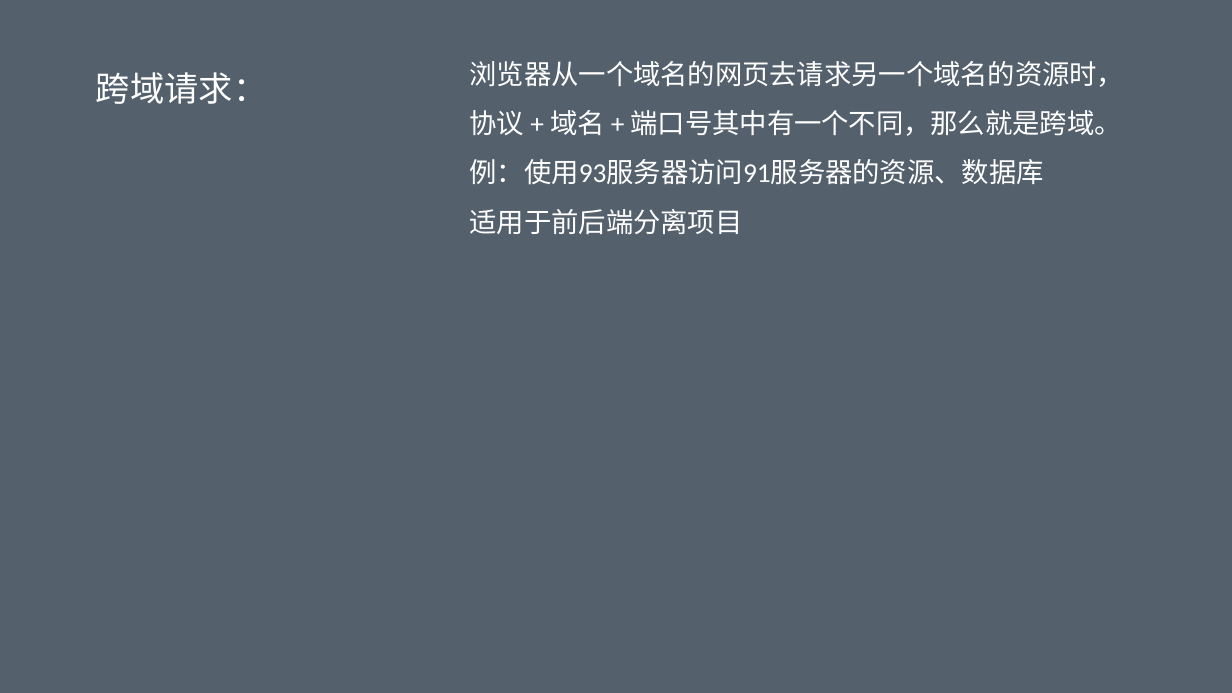
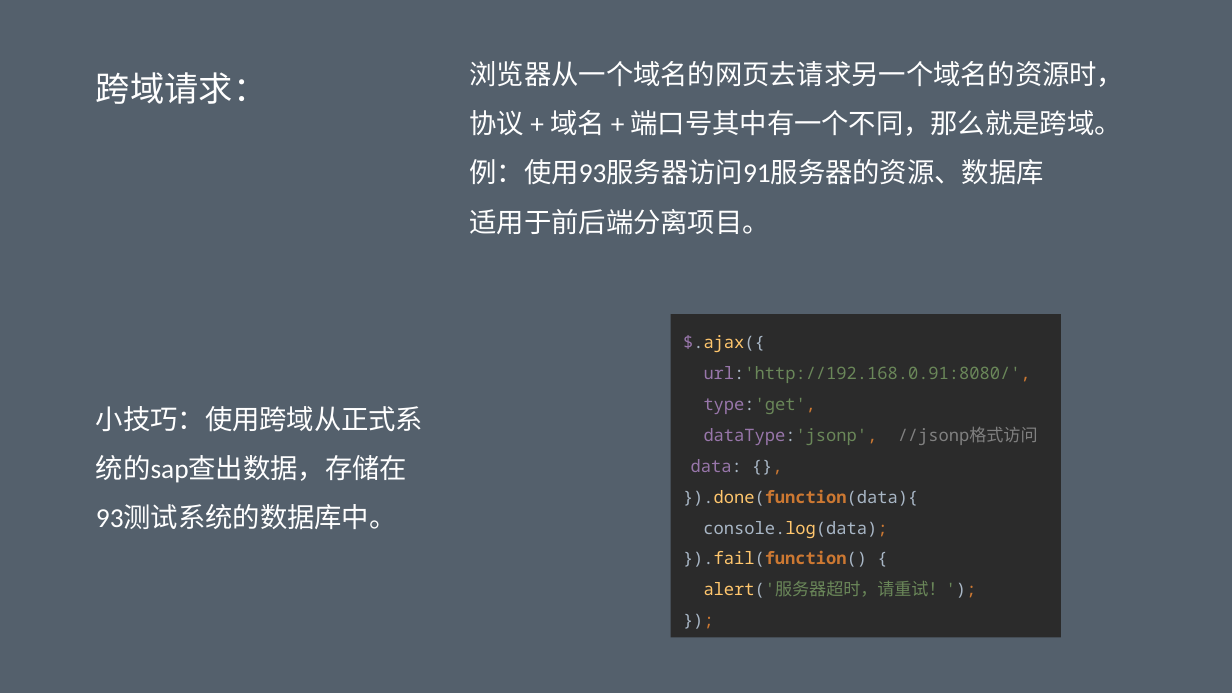
Before and after one commit to geekww/corlex, a slide deck: slide 18 of 自开发页面规范、ES6语法、vue.js技术介绍.pptx (slide 19 before the commit). Drawn at 1232x693 pixels with LibreOffice and Linux fonts; fonts in the diff are those of the drawing. Boxes give left, top, right and bottom in pixels: in the first picture for what was removed or moved away, otherwise in the second. Text is boxed around its words. In the diff, an @@ line names an element or a change of style, - is before the commit and + after.

```diff
--- a/自开发页面规范、ES6语法、vue.js技术介绍.pptx
+++ b/自开发页面规范、ES6语法、vue.js技术介绍.pptx
@@ text at bbox=[470, 209, 770, 234]: text changed @@
-适用于前后端分离项目
+适用于前后端分离项目。
@@ rectangle added at bbox=[670, 314, 1061, 638], fill #2B2B2B, 10 pt, text #6A8759 @@
+$.ajax({
+url:'http://192.168.0.91:8080/',
+type:'get',
+dataType:'jsonp', //jsonp格式访问
+data: {},
+}).done(function(data){
+console.log(data);
+}).fail(function() {
+alert('服务器超时，请重试！');
+});
@@ text added at bbox=[96, 406, 423, 529], 16 pt, text #FFFFFF @@
+小技巧：使用跨域从正式系统的sap查出数据，存储在93测试系统的数据库中。
```
Also in this commit, not shown: 6 other slides changed, 5 slides added, 2 slides removed, 3 other files.
